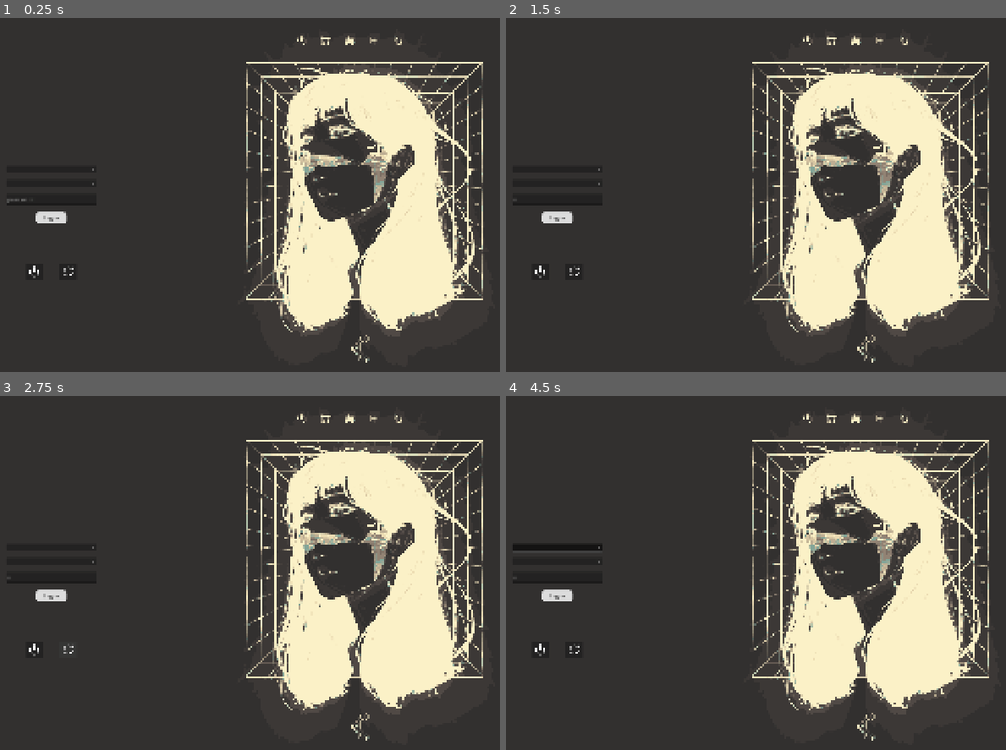
Above: before the commit, frames 1-4 (two rows, left to right).
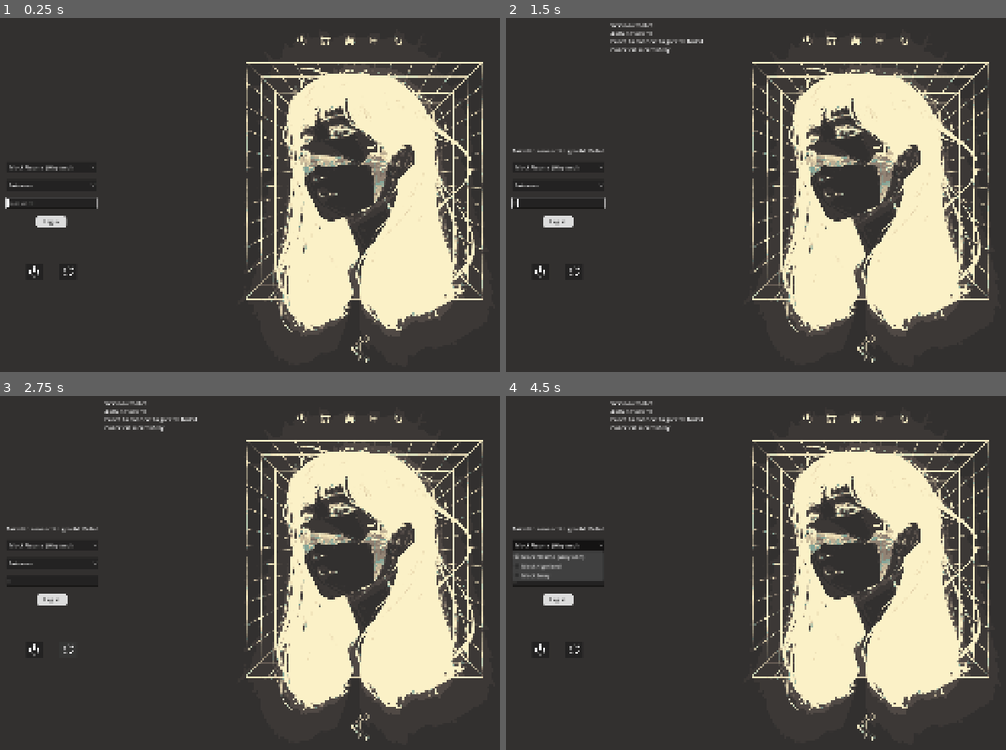
Above: after the commit, the same moments.

Repository: Buitragox/aisatsu
Game: Godot game, scene res://login_screen.tscn
Two runs of this game, one before a commit and one after it. Both use one fixed random seed, a clock stepped at 60 frames per second and the inputs below.
Inputs (mouse positions are in pixels of both pictures, inside the frame that each line leads up to; where the layout moved, square brackets give the same spot in the first picture):
- Up to frame 1 (0.25 s): no input
- Up to frame 2 (1.5 s): click (556, 198) at 0.52 s; type "12" at 0.6 s; click "Log in" at 1.25 s
- Up to frame 3 (2.75 s): click (70, 650) at 2 s
- Up to frame 4 (4.5 s): click (576, 650) at 2.75 s; click (576, 650) at 3.5 s; click (556, 544) [556, 548] at 4.25 s

The runs differ from the first frame. In frame 1, 0.6% of the frame differs, in the area x 1-20%, y 41-60%; in frame 2, 1.1%; in frame 3, 0.9%; in frame 4, 2.1%, in the area x 1-40%, y 1-60%.
Error before the commit: Parse Error: Identifier "Greeter" not declared in the current scope. (res://scripts/login_screen.gd:6)

Commit message:
feat: Update main script with new classes

Diff:
--- a/scripts/login_screen.gd
+++ b/scripts/login_screen.gd
@@ -1,20 +1,21 @@
 extends Node
 
+# TODO: implement state validation
 # TODO: extract the config to it's own class?
 const CONFIG_PATH = "user://config.cfg"
 
-var greeter := Greeter.new()
+var client := GreetdClient.new()
+
 var config := ConfigFile.new()
+
 var auth_thread: Thread = null
 var is_authenticating := false
 
 
-func _init() -> void:
+func _ready() -> void:
 	if OS.has_feature("template"):
-		DisplayServer.window_set_mode(DisplayServer.WINDOW_MODE_FULLSCREEN)
-
-
-func _ready() -> void:
+		DisplayServer.window_set_mode(DisplayServer.WINDOW_MODE_EXCLUSIVE_FULLSCREEN)
+
 	var err := config.load(CONFIG_PATH)
 	if err != Error.OK:
 		printerr("Failed to open config.cfg")
@@ -30,7 +31,6 @@
 	%Restart.pressed.connect(_on_restart_pressed)
 
 	%AuthAnswer.grab_focus() # Automatically focus the password field for quick login.
-
 	get_tree().set_auto_accept_quit(false) # Handle quit manually
 
 
@@ -51,7 +51,7 @@
 
 	var username: String = %Username.text
 	var password: String = %AuthAnswer.text
-	var response := greeter.create_session(username)
+	var response := client.create_session(username)
 
 	if response is GreetdError:
 		%Alert.text = response.error_description
@@ -60,7 +60,12 @@
 		_set_ui_enabled(true)
 		return
 	elif response is GreetdAuthMessage:
-		_log_info("%s - %s" % [response.auth_message_type, response.auth_message])
+		_log_info(
+				"%s - %s" % [
+					response.Type.keys()[response.auth_message_type],
+					response.auth_message,
+				]
+		)
 	else:
 		# TODO if the response is a success then we can start the session
 		# How does that happen? Users without passwords?
@@ -74,19 +79,19 @@
 
 
 func cancel_session() -> void:
-	var response := greeter.cancel_session()
+	var response := client.cancel_session()
 	if response is GreetdError:
 		_log_info(response.error_description)
 		return
 
 	%AuthAnswer.call_deferred("grab_focus")
-	_log_info("Cancelled successfully")
+	_log_info("Canceled successfully")
 
 
 ## Get the list of users and select the last user that logged in.
 func _init_users():
 	var last_user: String = config.get_value("General", "last_user", "")
-	var users := greeter.get_users()
+	var users := SystemInfo.get_users()
 
 	for i in range(users.size()):
 		var user := users[i]
@@ -99,7 +104,7 @@
 func _init_sessions():
 	var last_session = config.get_value("General", "last_session", "")
 
-	var sessions := greeter.get_wayland_sessions()
+	var sessions := SystemInfo.get_wayland_sessions()
 	var index = 0
 	for session in sessions:
 		%SessionSelect.add_item(session["Name"])
@@ -127,7 +132,7 @@
 
 
 func _authenticate_thread(password: String) -> void:
-	var response = greeter.answer_auth_message(password)
+	var response = client.answer_auth_message(password)
 	# Call back to main thread to handle the response
 	call_deferred("_on_auth_complete", response)
 
@@ -147,7 +152,9 @@
 		return
 	elif response is GreetdAuthMessage:
 		# TODO: Instead of canceling the session, we should continue asking for stuff if necessary
-		_log_info("GreetdAuthMessage: %s - %s" % [response.auth_message_type, response.auth_message])
+		_log_info(
+				"GreetdAuthMessage: %s - %s" % [response.auth_message_type, response.auth_message]
+		)
 		cancel_session()
 		is_authenticating = false
 		_set_ui_enabled(true)
@@ -157,8 +164,8 @@
 
 	# TODO: Only do this if the answer is a success
 	var cmd = %SessionSelect.get_selected_metadata()
-	response = greeter.start_session(cmd)
-	if response is GreetdError:
+	response = client.start_session([cmd])
+	if response is GreetdError or response is GreetdClientError:
 		%Alert.text = response.error_description
 		_log_info(response.error_description)
 		cancel_session()
